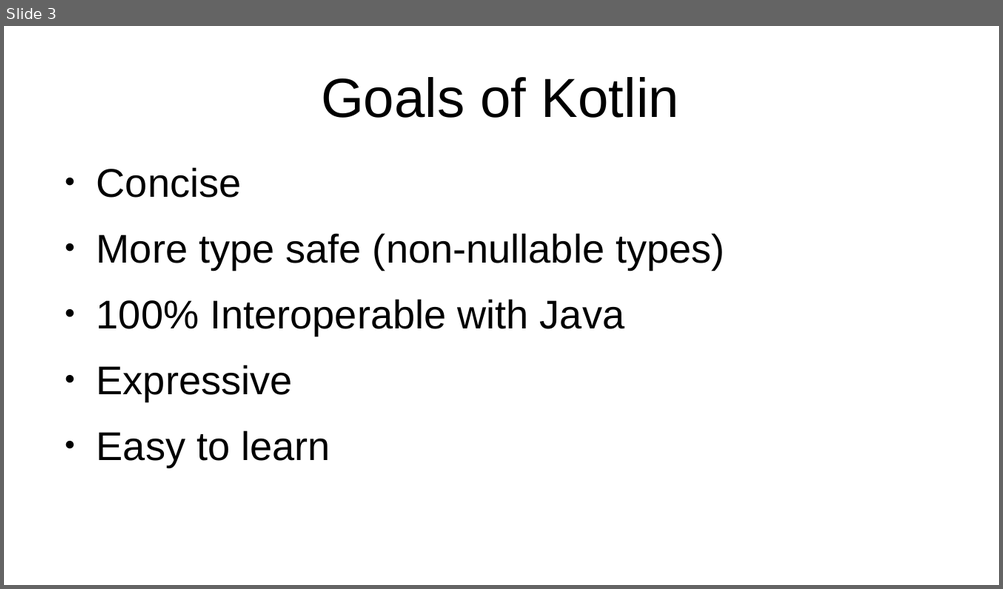
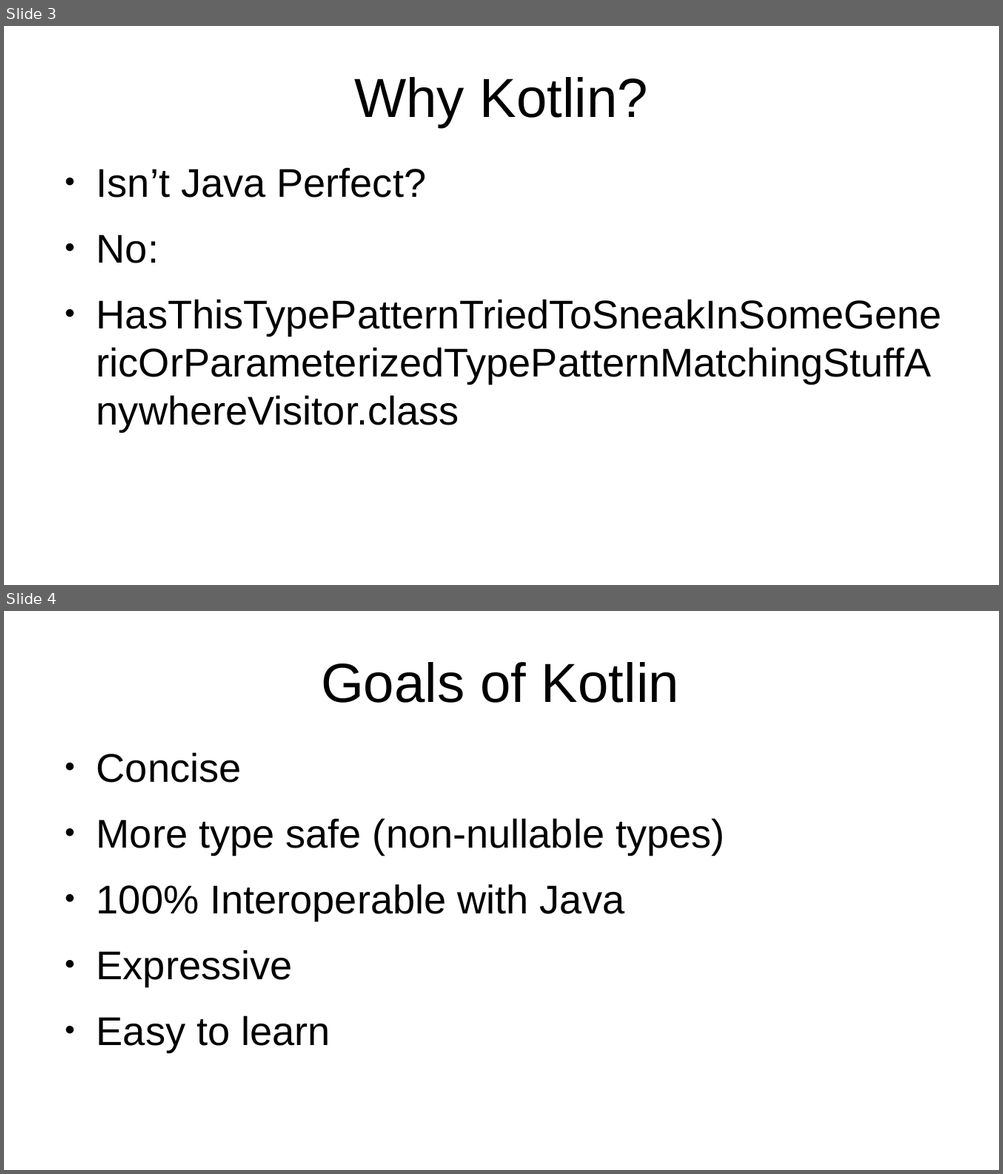
Before and after one commit to kfp/kotlin-intro, a slide deck: present.odp. Shown one above the other, each under a label of ours: slide 3 before the commit, slides 3 and 4 after it. The pictures are 1003x589 and 1003x1174 pixels, drawn with LibreOffice and Linux fonts; fonts in the diff are those of the drawing. Boxes give left, top, right and bottom in pixels: in the first picture for what was removed or moved away, otherwise in the second. Text is boxed around its words. In the diff, an @@ line names an element or a change of style, - is before the commit and + after.

```diff
--- a/present.odp
+++ b/present.odp
@@ slide 3 added at (4, 26, 999, 585), background #FFFFFF @@
@@ title added at (354, 77, 649, 127), 44 pt, text #000000 @@
+Why Kotlin?
@@ text added at (96, 167, 459, 432), 32 pt, text #000000 @@
+● Isn’t Java Perfect?
+● No:
+● HasThisTypePatternTriedToSneakInSomeGenericOrParameterizedTypePatternMatchingStuffAnywhereVisitor.class
@@ what was slide 3 is now slide 4 @@
```
Also in this commit, not shown: 3 slides changed, 1 other slide added, 1 slide removed.
